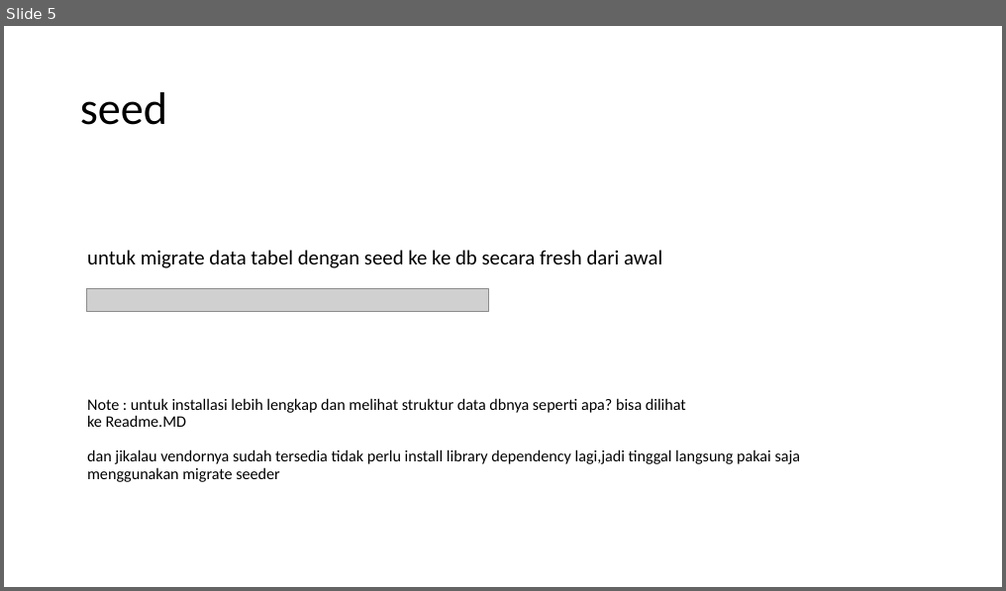
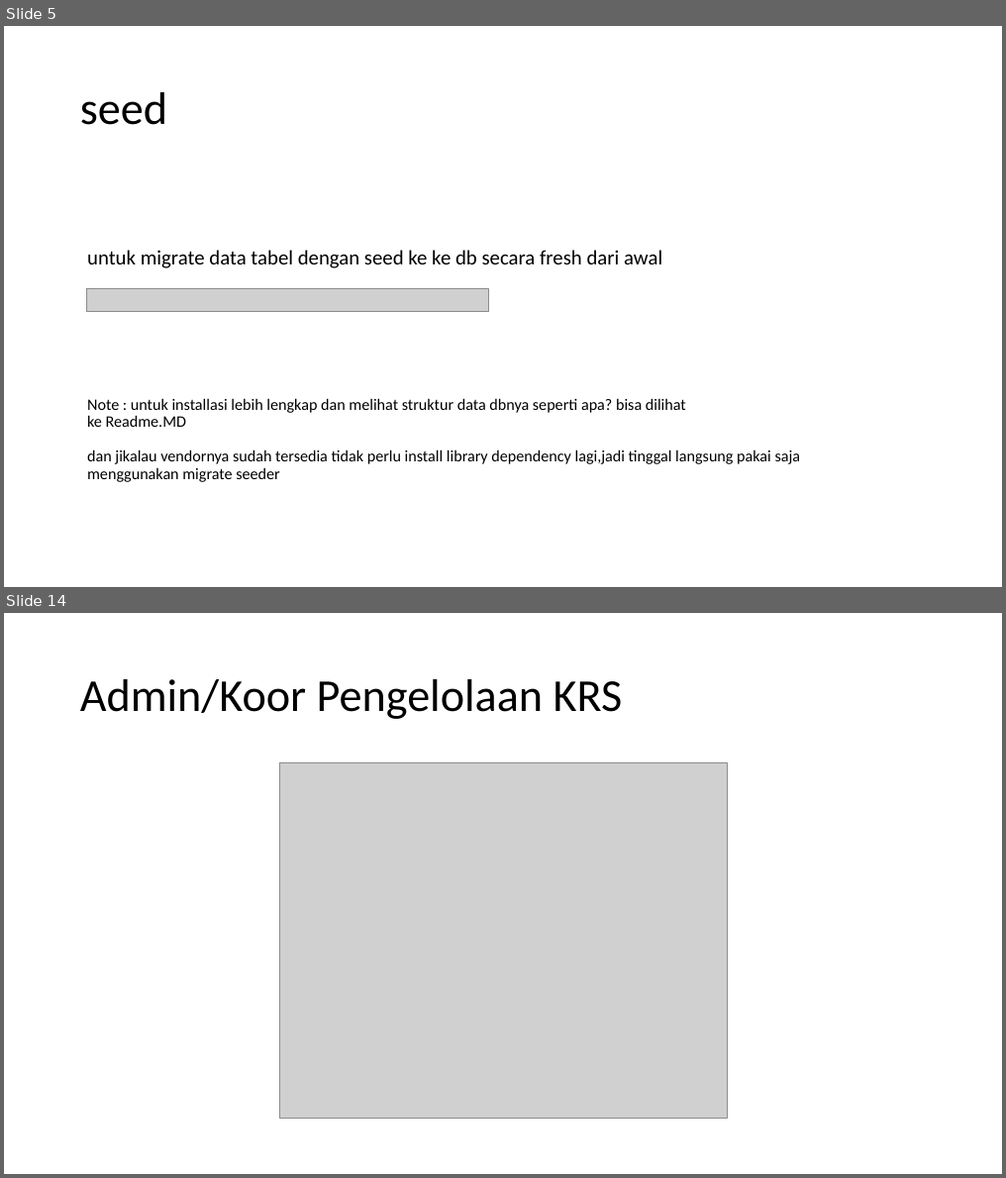
Before and after one commit to rulyce23/krs-app, a slide deck: Installation krs-app by ruly.pptx. Shown one above the other, each under a label of ours: slide 5 before the commit, slides 5 and 14 after it; the slides between them are not shown. The pictures are 1006x591 and 1006x1178 pixels, drawn with LibreOffice and Linux fonts; fonts in the diff are those of the drawing; grey boxes stand for pictures. Boxes give left, top, right and bottom in pixels: in the first picture for what was removed or moved away, otherwise in the second. Text is boxed around its words. In the diff, an @@ line names an element or a change of style, - is before the commit and + after.

```diff
--- a/Installation krs-app by ruly.pptx
+++ b/Installation krs-app by ruly.pptx
@@ slide 14 added at (4,613,1002,1174), background #FFFFFF @@
@@ title added at (80,679,623,719), 44 pt, text #000000 @@
+Admin/Koor Pengelolaan KRS
@@ picture added at (279,762,727,1119) @@
```
Also in this commit, not shown: 10 other slides added.
